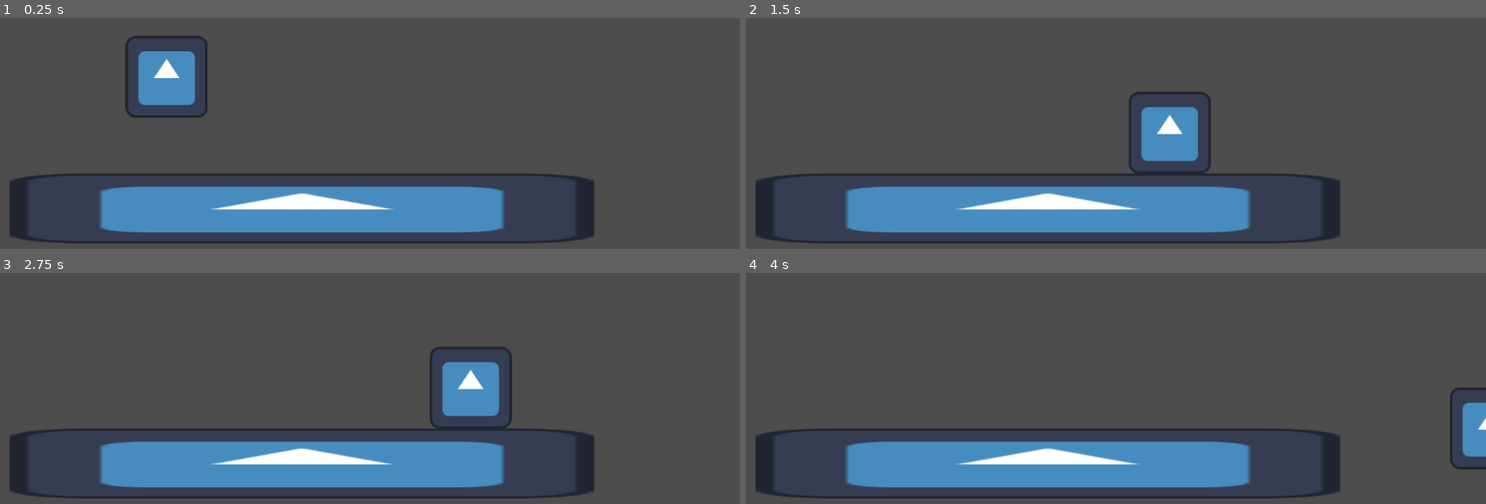
Above: before the commit, frames 1-4 (two rows, left to right).
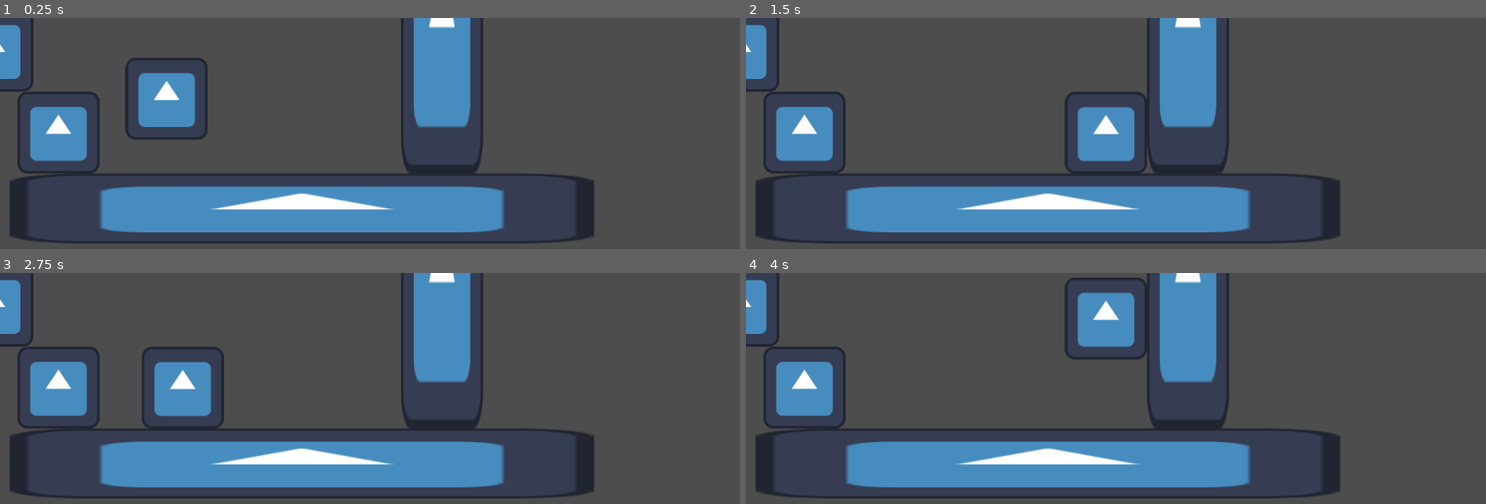
Above: after the commit, the same moments.

Repository: Dkoplik/Paint-it-Black
Game: Godot game, scene res://movement_test/movement_test.tscn
The game is run twice, just before and just after one commit, with the same random seed, the same clock (stepped at 60 frames per second) and the same inputs. The project has no main scene, so this scene is started directly. The engine's default icon, where the game draws it, is replaced by a stand-in: a white triangle on a blue panel in a dark square.
Inputs:
- Up to frame 1 (0.25 s): no input
- Up to frame 2 (1.5 s): tap Enter (ui_accept) at 0.5, 0.77 s; hold D (right) from 0.53 s (still down)
- Up to frame 3 (2.75 s): tap Enter (ui_accept) at 1.52 s; release D (right) at 2.03 s; hold A (left) from 2.03 s (still down)
- Up to frame 4 (4 s): release A (left) at 2.78 s; hold D (right) from 2.78 s (still down); tap Enter (ui_accept) at 3.02, 3.77 s

The runs differ from the first frame. In frame 1, 9.9% of the frame differs, in the area x 0-66%, y 0-68%; in frame 2, 11%; in frame 3, 11%, in the area x 0-70%, y 0-68%; in frame 4, 11%.

Commit message:
Сделал более плавные прыжки
Теперь во время прыжка, при прекращении нажатия на A/D персонаж не останавливается в воздухе.
Параметр gravity вынесен в инспектор.
Изменены некоторые параметры передвижения, так, чтобы игрок прыгал в высоту собственного роста.
Изменены некоторые комментарии.
Добавлена стена и кубики

Diff:
--- a/Paint-it-Black/movement_test/CharacterBody2D.gd
+++ b/Paint-it-Black/movement_test/CharacterBody2D.gd
@@ -3,12 +3,10 @@
 #@export чтобы изменить в инспекторе
 @export var speed = 500.0
 @export var acceleration = 1.0
-@export var jump_speed = -400.0
+@export var jump_speed = -700.0
 @export var max_movement_speed = 2000.0
 @export var max_fall_speed = 2000.0
-
-# Получение гравитации из настроек проекта для синхронизации с узлами RigidBody.
-var gravity = ProjectSettings.get_setting("physics/2d/default_gravity")
+@export var gravity = 2000
 
 # Ограничивает максимальную скорость передвежения игрока
 func player_speed():
@@ -31,18 +29,18 @@
 	if not is_on_floor():
 		velocity.y += fall_speed(gravity * delta)
 
-	# Добавляет гравитацию.
+	# Прыжок.
 	if Input.is_action_just_pressed("ui_accept") and is_on_floor():
 		velocity.y = jump_speed
 
 	# Получение направления ввода (с клавиатуры т.е. куда пользователь хочет пойти) и обработайтка движения/замедления.
-	# As good practice, you should replace UI actions with custom gameplay actions.
 	var direction = Input.get_axis("left", "right")
-	if direction:
-		# lerp - линейная интерполяция для более плавного передвижения
-		# первый аргумент - начальная скорость, второй - конечная, третий - коэфицент перемещения от первой скорости ко второй, чем меньше, тем быстрее
-		velocity.x = lerp(velocity.x, direction*player_speed(), 0.1)
-	else:
-		velocity.x = lerp(velocity.x, 0.0, 0.15)
+	if direction: # если жмём на кнопку (начинаем движение)
+		velocity.x = lerp(velocity.x, direction*player_speed(), 0.1) # lerp - линейная интерполяция для более плавного передвижения. первый аргумент - начальная скорость, второй - конечная, третий - коэфицент перемещения от первой скорости ко второй, чем меньше, тем плавнее
+	else: # если не жмём на кнопку, т.е. останавливаемся
+		if is_on_floor():
+			velocity.x = lerp(velocity.x, 0.0, 0.15)
+		else:
+			velocity.x = lerp(velocity.x, 0.0, 0.05) #более плавная остановка в прыжке
 
 	move_and_slide()
--- a/Paint-it-Black/movement_test/movement_test.tscn
+++ b/Paint-it-Black/movement_test/movement_test.tscn
@@ -1,13 +1,17 @@
-[gd_scene load_steps=5 format=3 uid="uid://b3eovkvc0f3nl"]
+[gd_scene load_steps=7 format=3 uid="uid://b3eovkvc0f3nl"]
 
 [ext_resource type="Texture2D" uid="uid://bsj18niyqjau2" path="res://sprite/icon.svg" id="1_74ju3"]
 [ext_resource type="Script" path="res://movement_test/CharacterBody2D.gd" id="1_ne436"]
+[ext_resource type="PackedScene" uid="uid://sda8cq4a3e4d" path="res://static body/static_body_2d.tscn" id="3_pajbj"]
 
 [sub_resource type="RectangleShape2D" id="RectangleShape2D_0f2xx"]
 size = Vector2(127, 127)
 
 [sub_resource type="RectangleShape2D" id="RectangleShape2D_pt0lq"]
 size = Vector2(910, 109)
+
+[sub_resource type="RectangleShape2D" id="RectangleShape2D_3chba"]
+size = Vector2(128, 470)
 
 [node name="MovementTest" type="Node2D"]
 
@@ -22,14 +26,32 @@
 [node name="Sprite2D" type="Sprite2D" parent="CharacterBody2D"]
 texture = ExtResource("1_74ju3")
 
-[node name="StaticBody2D" type="StaticBody2D" parent="."]
+[node name="floor" type="StaticBody2D" parent="."]
 position = Vector2(470, 297)
 
-[node name="Sprite2D" type="Sprite2D" parent="StaticBody2D"]
+[node name="Sprite2D" type="Sprite2D" parent="floor"]
 position = Vector2(-5.50747e-05, 0.5)
 scale = Vector2(7.10937, 0.851562)
 texture = ExtResource("1_74ju3")
 
-[node name="CollisionShape2D" type="CollisionShape2D" parent="StaticBody2D"]
+[node name="CollisionShape2D" type="CollisionShape2D" parent="floor"]
 position = Vector2(0, 0.5)
 shape = SubResource("RectangleShape2D_pt0lq")
+
+[node name="wall" type="StaticBody2D" parent="."]
+position = Vector2(688, 180)
+
+[node name="CollisionShape2D" type="CollisionShape2D" parent="wall"]
+position = Vector2(0, -174)
+shape = SubResource("RectangleShape2D_3chba")
+
+[node name="Sprite2D" type="Sprite2D" parent="wall"]
+position = Vector2(0, -173)
+scale = Vector2(1, 3.70313)
+texture = ExtResource("1_74ju3")
+
+[node name="StaticBody2D" parent="." instance=ExtResource("3_pajbj")]
+position = Vector2(-12, 51)
+
+[node name="StaticBody2D2" parent="." instance=ExtResource("3_pajbj")]
+position = Vector2(91, 179)
--- /dev/null
+++ b/Paint-it-Black/static body/static_body_2d.tscn
@@ -0,0 +1,14 @@
+[gd_scene load_steps=3 format=3 uid="uid://sda8cq4a3e4d"]
+
+[ext_resource type="Texture2D" uid="uid://bsj18niyqjau2" path="res://sprite/icon.svg" id="1_yr6k0"]
+
+[sub_resource type="RectangleShape2D" id="RectangleShape2D_at3yv"]
+size = Vector2(128, 128)
+
+[node name="StaticBody2D" type="StaticBody2D"]
+
+[node name="CollisionShape2D" type="CollisionShape2D" parent="."]
+shape = SubResource("RectangleShape2D_at3yv")
+
+[node name="Sprite2D" type="Sprite2D" parent="."]
+texture = ExtResource("1_yr6k0")
